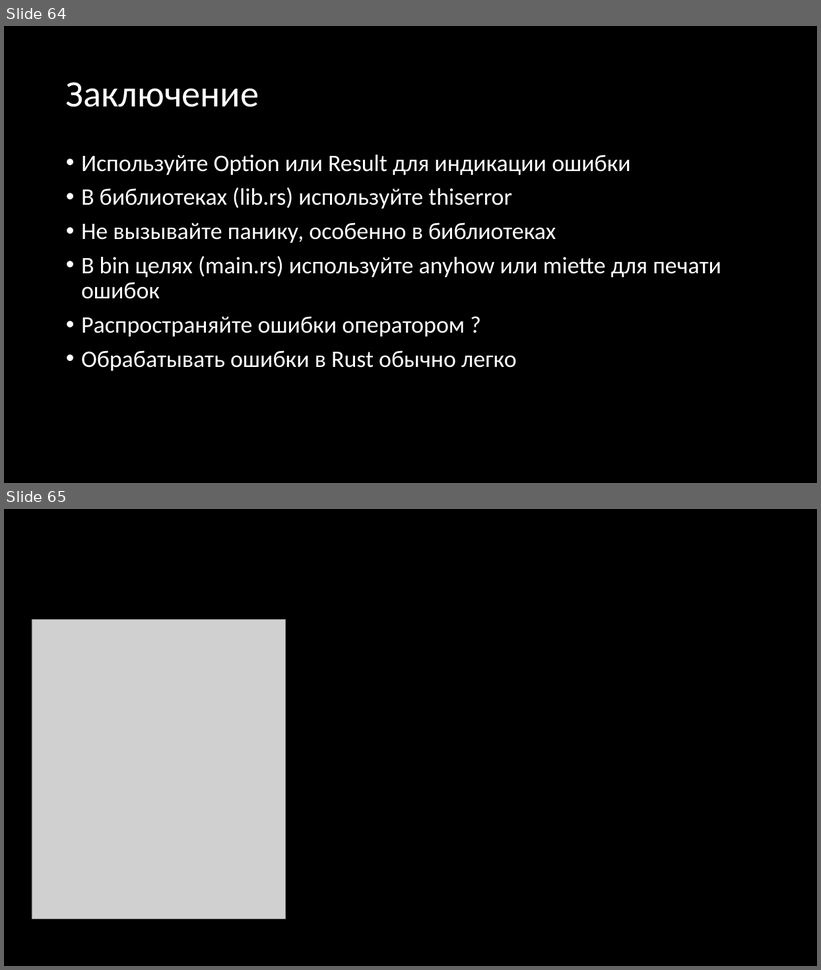
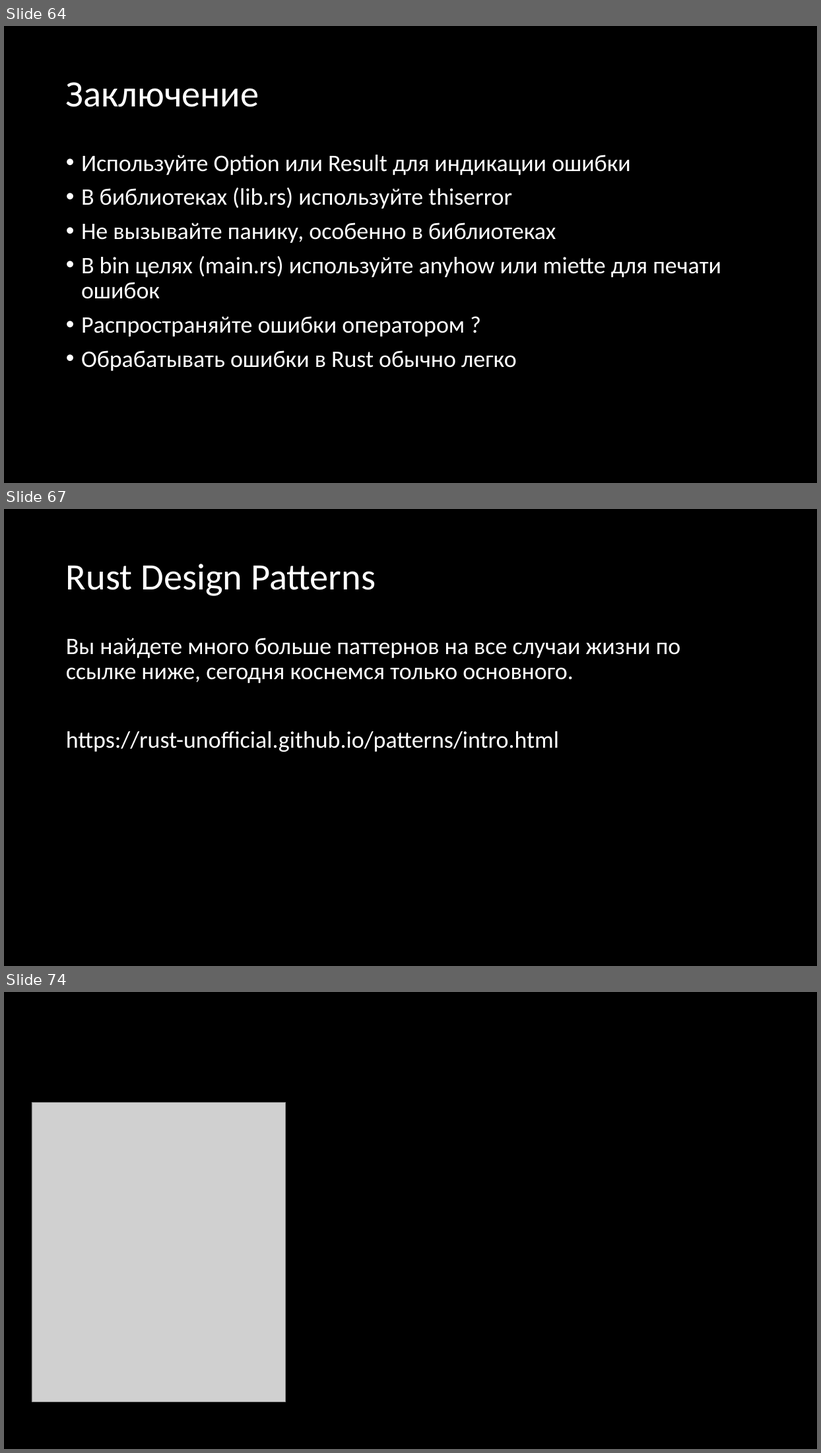
Before and after one commit to Gordon01/learn-rust, a slide deck: keynotes/Rust 2024.pptx. Shown one above the other, each under a label of ours: slides 64 and 65 before the commit, slides 64, 67 and 74 after it; the slides between them are not shown. The pictures are 821x970 and 821x1453 pixels, drawn with LibreOffice and Linux fonts; fonts in the diff are those of the drawing; grey boxes stand for pictures. Boxes give left, top, right and bottom in pixels: in the first picture for what was removed or moved away, otherwise in the second. Text is boxed around its words. In the diff, an @@ line names an element or a change of style, - is before the commit and + after.

```diff
--- a/keynotes/Rust 2024.pptx
+++ b/keynotes/Rust 2024.pptx
@@ slide 67 added at (4, 509, 817, 966), background #000000 @@
@@ title added at (66, 564, 376, 596), 44 pt, text #FFFFFF @@
+Rust Design Patterns
@@ text added at (66, 638, 681, 752), 28 pt, text #FFFFFF @@
+Вы найдете много больше паттернов на все случаи жизни по ссылке ниже, сегодня коснемся только основного.
+https://rust-unofficial.github.io/patterns/intro.html
@@ what was slide 65 is now slide 74 @@
```
Also in this commit, not shown: 8 other slides added, 3 other files.
